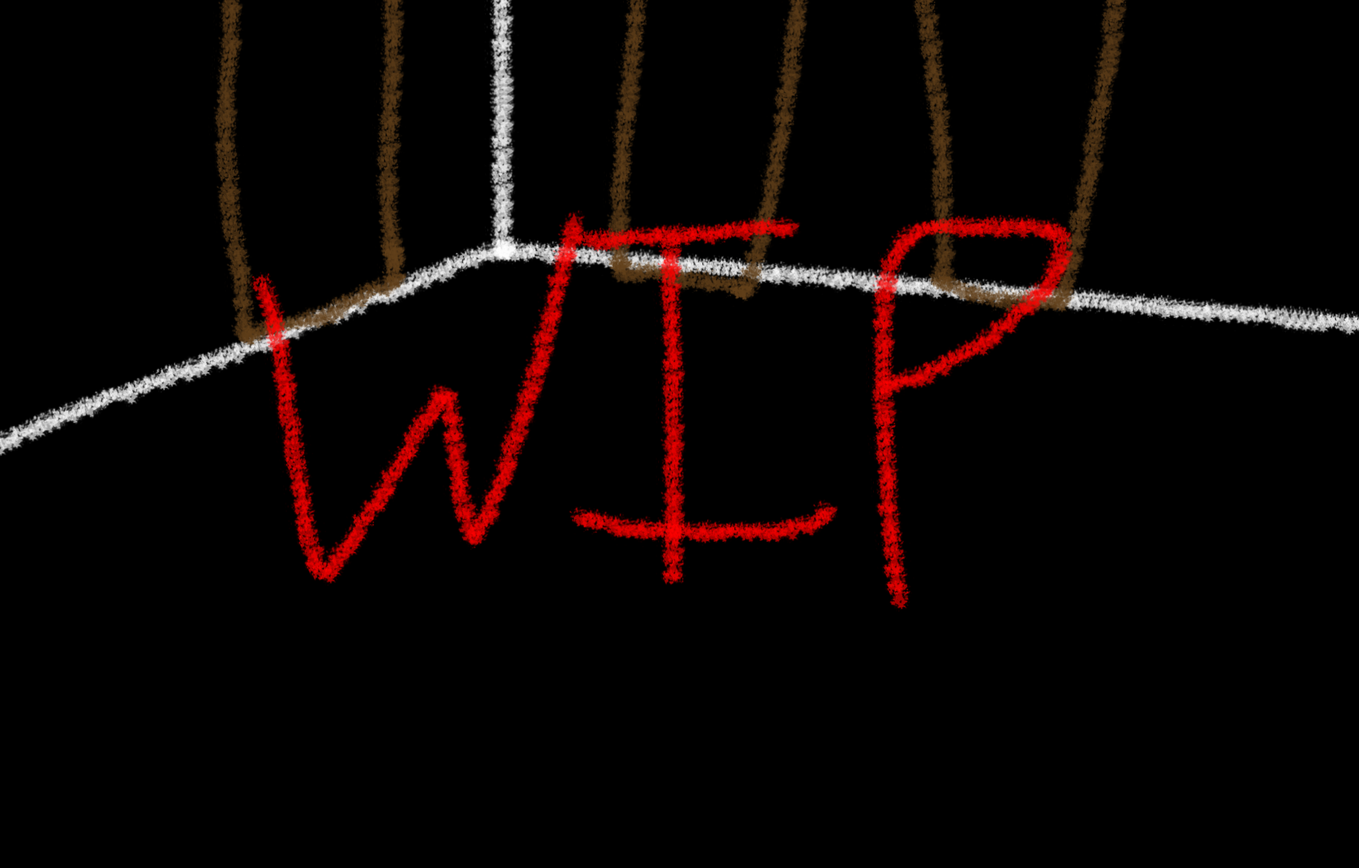
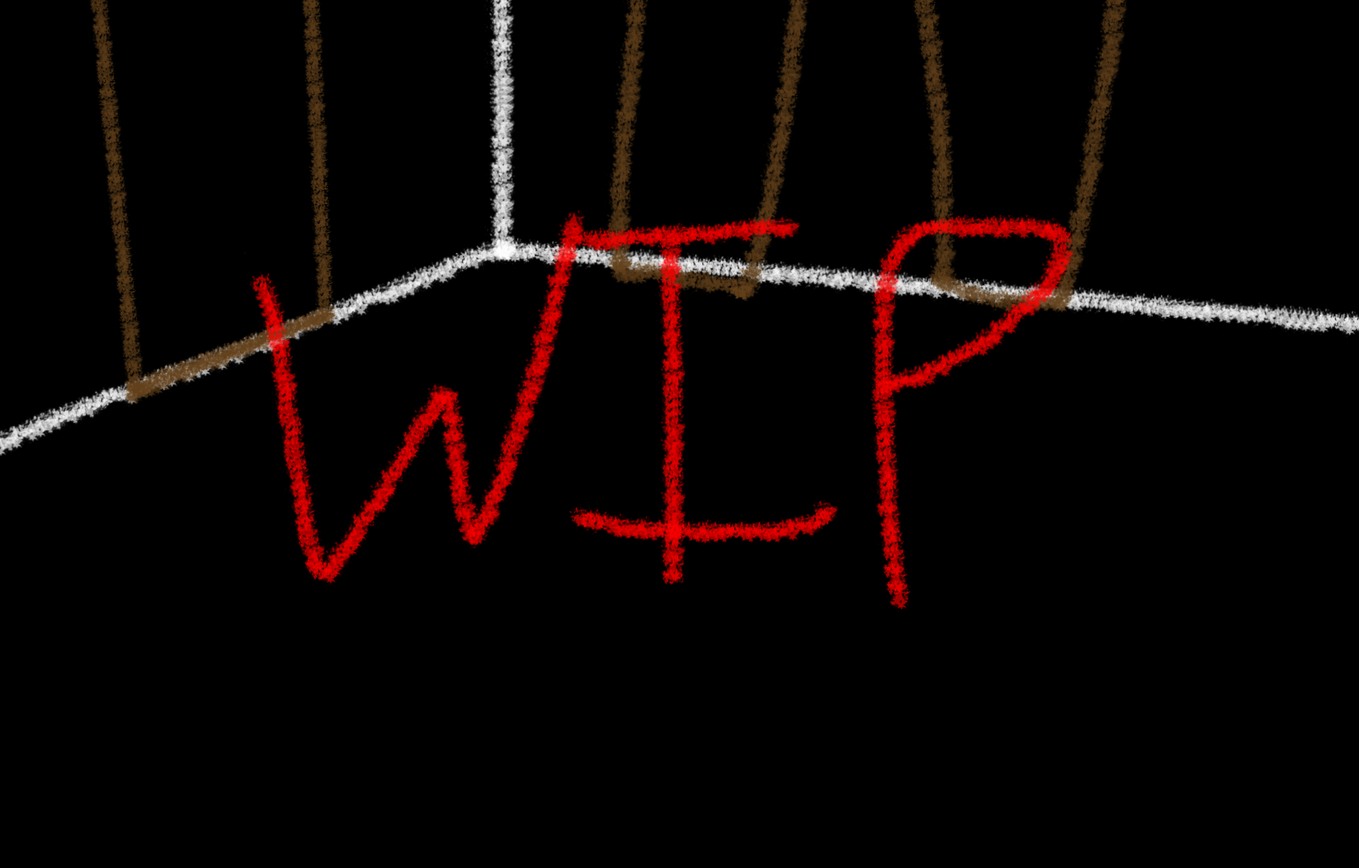
Layer changes from the first (1359, 868) image to the second:
painted on "Layer #1" over 88, 0, 408, 405
